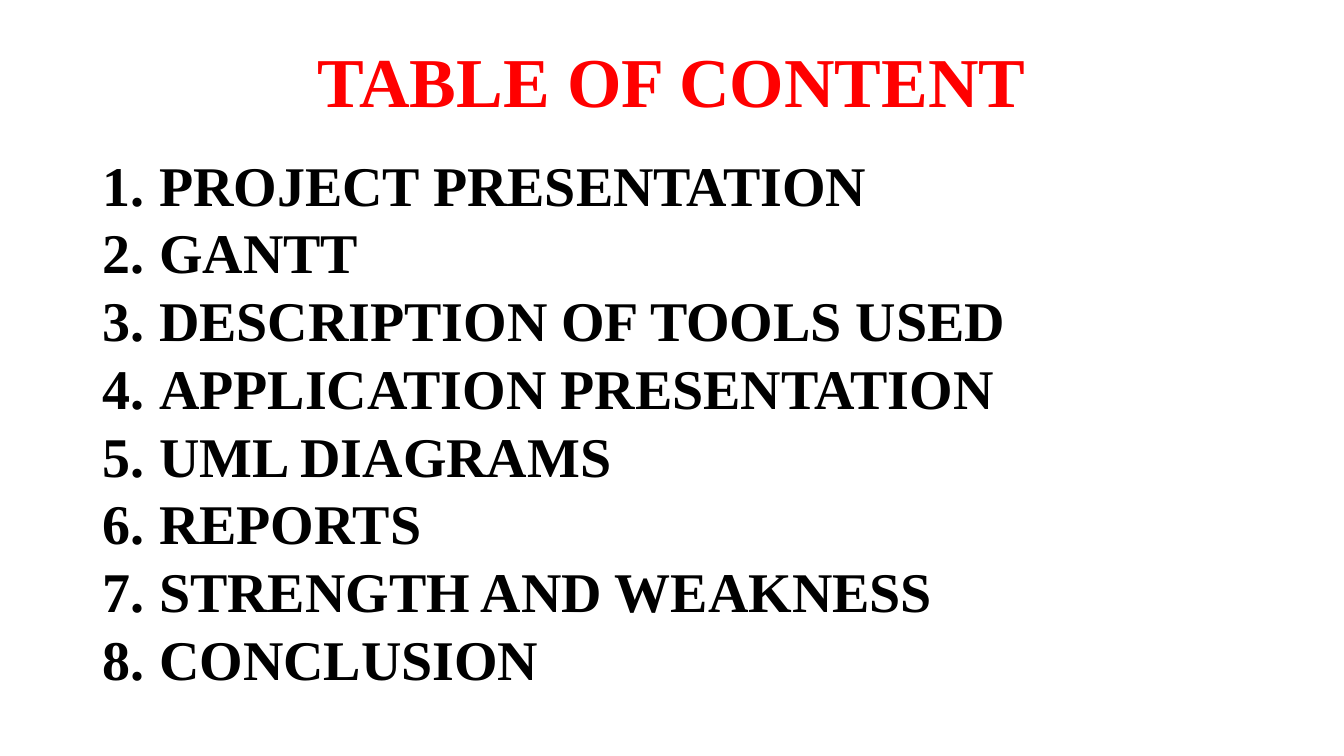
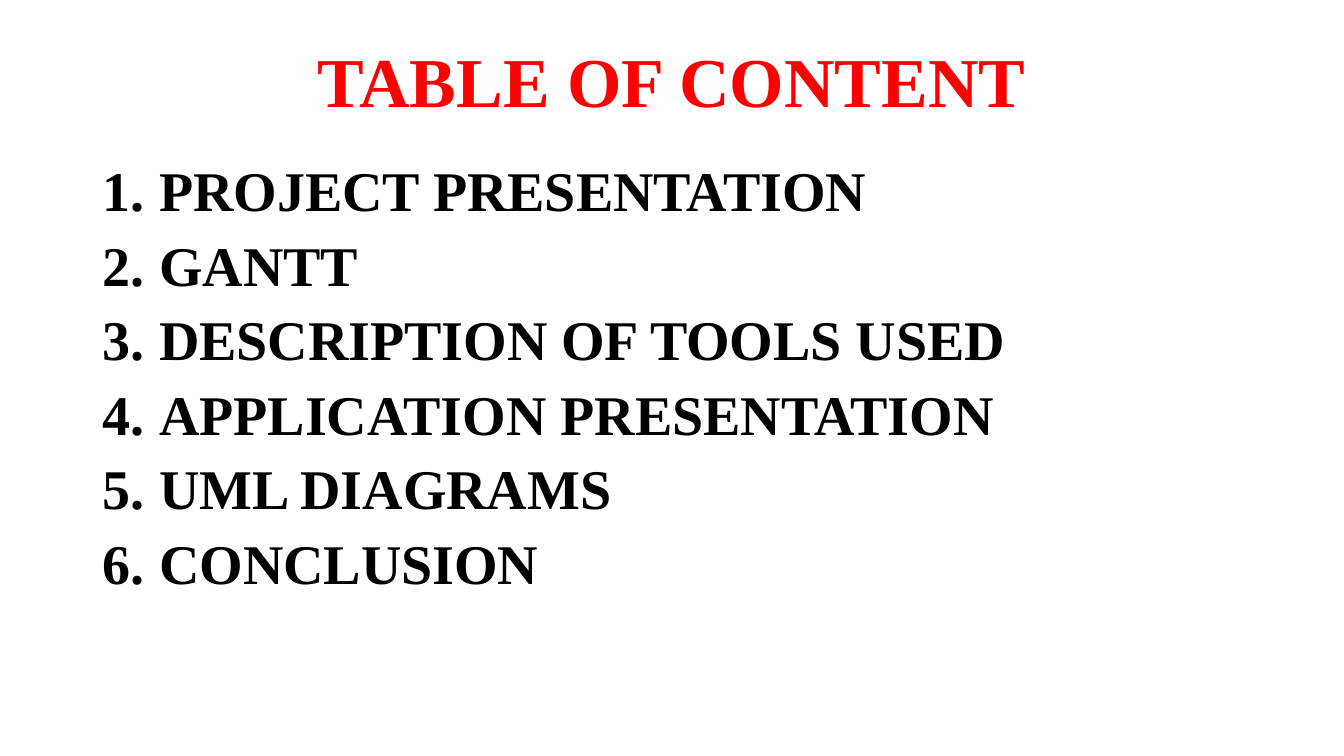
Before and after one commit to Djondang/Projet_UML-Java, a slide deck: slide 3 of model/PROJET UML.pptx (slide 4 before the commit). Drawn at 1344x756 pixels with LibreOffice and Linux fonts; fonts in the diff are those of the drawing. Boxes give left, top, right and bottom in pixels: in the first picture for what was removed or moved away, otherwise in the second. Text is boxed around its words. In the diff, an @@ line names an element or a change of style, - is before the commit and + after.

```diff
--- a/model/PROJET UML.pptx
+++ b/model/PROJET UML.pptx
@@ text "PROJECT PRESENTATION" at [159,174,1005,585]: line spacing 0.8 to 0.9 @@
@@ text at [159,507,932,613]: paragraphs removed @@
-6. REPORTS
-7. STRENGTH AND WEAKNESS
```
Also in this commit, not shown: 10 other slides changed, 1 slide added, 4 slides removed.
